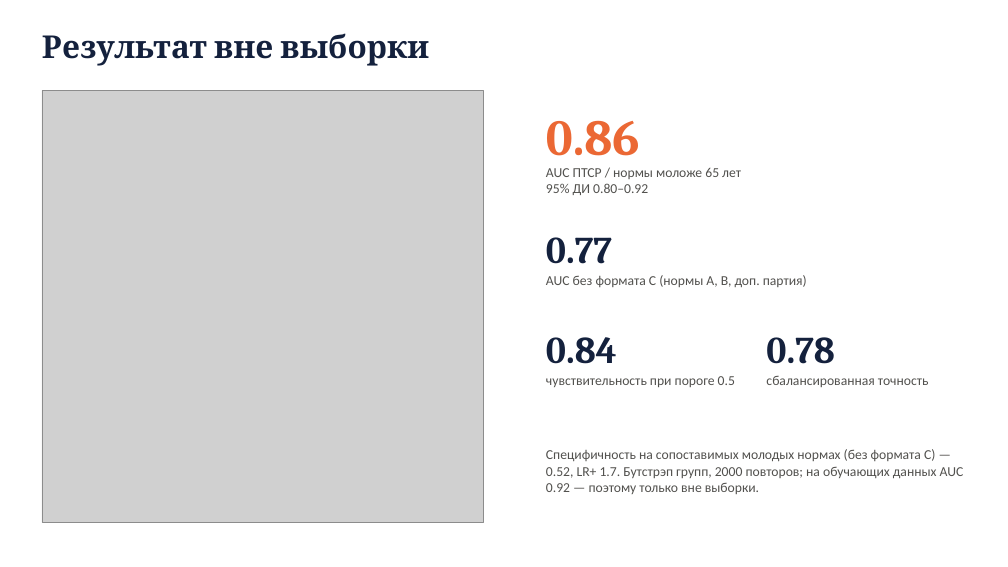
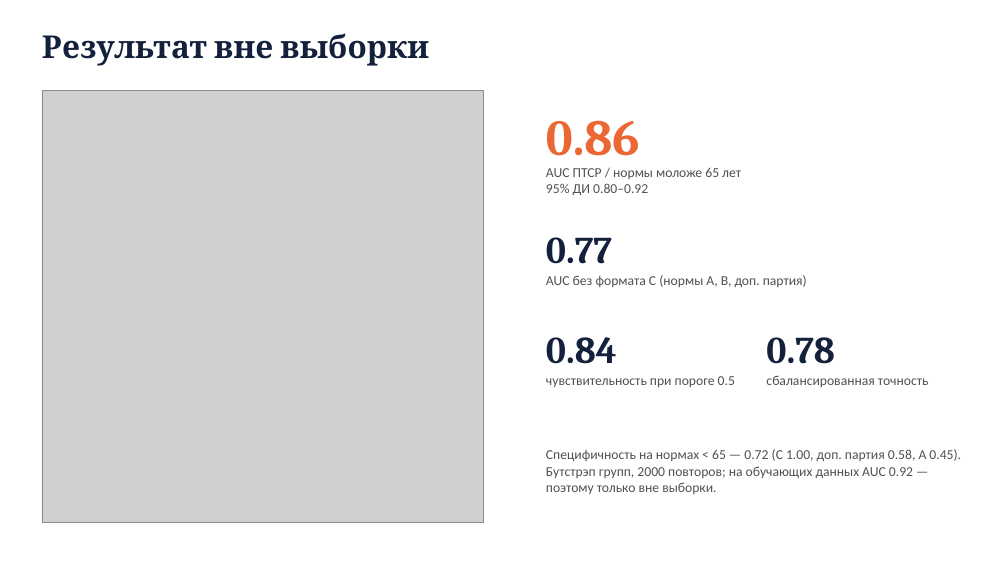
Before and after one commit to igor688-hub/neurodiagnosis-eeg, a slide deck: slide 6 of report/presentation.pptx. Drawn at 1008x567 pixels with LibreOffice and Linux fonts; fonts in the diff are those of the drawing; grey boxes stand for pictures. Boxes give left, top, right and bottom in pixels: in the first picture for what was removed or moved away, otherwise in the second. Text is boxed around its words. In the diff, an @@ line names an element or a change of style, - is before the commit and + after.

```diff
--- a/report/presentation.pptx
+++ b/report/presentation.pptx
@@ text at (546, 449, 961, 494): text changed @@
-Специфичность на сопоставимых молодых нормах (без формата C) — 0.52, LR+ 1.7. Бутстрэп групп, 2000 повторов; на обучающих данных AUC 0.92 — поэтому только вне выборки.
+Специфичность на нормах < 65 — 0.72 (C 1.00, доп. партия 0.58, A 0.45). Бутстрэп групп, 2000 повторов; на обучающих данных AUC 0.92 — поэтому только вне выборки.
```
Also in this commit, not shown: 1 other slide changed, 2 other files.
